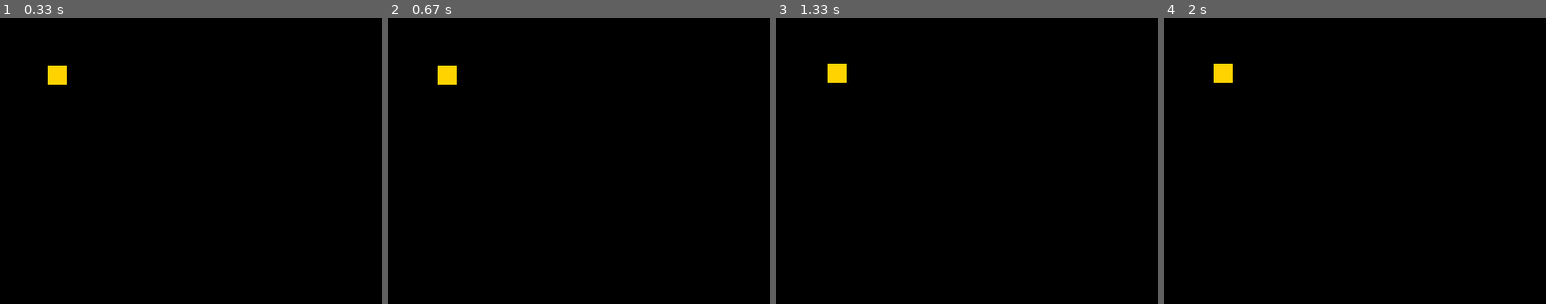
Above: before the commit, frames 1-4 (left to right).
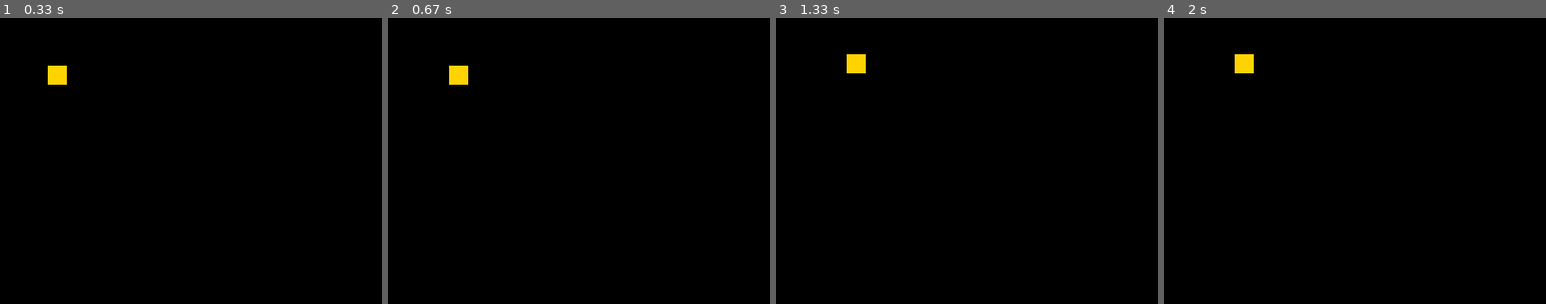
Above: after the commit, the same moments.

Repository: pavelmis03/pacman
Game: pygame game, started from src/acters.py
Two runs of this game, one before a commit and one after it. Both use one fixed random seed, a clock stepped at 60 frames per second and the inputs below.
Inputs:
- Up to frame 1 (0.33 s): no input
- Up to frame 2 (0.67 s): hold D from 0.33 s (still down)
- Up to frame 3 (1.33 s): release D at 0.8 s; hold W 0.83-1.13 s; hold D from 1.17 s (still down)
- Up to frame 4 (2 s): release D at 1.63 s; hold A from 1.67 s (still down)
The pictures show only the part of the screen within x 0-50%, y 0-50%; the shares and areas given below are measured in that part.

Frame 1 is identical in both runs. In frame 2, 0.4% of the frame differs, in the area x 13-21%, y 16-24%; in frame 3, 0.7%, in the area x 13-24%, y 12-23%; in frame 4, 0.7%.

Commit message:
made a smooth  move

Diff:
--- a/src/acters.py
+++ b/src/acters.py
@@ -10,7 +10,7 @@
     # начало -----------------------
     pygame.init()  # иницилизация библиотеки
     screen = pygame.display.set_mode(size)  # создание окна и установка размера
-    game_over = False #флаг - проверка на выход
+    game_over = False  # флаг - проверка на выход
     # ------------------------------
 
     # создать объект ---------------
@@ -21,30 +21,56 @@
     # разные параметры -------------
     square_x = 50
     square_y = 50
+
+    key_down = 0  # флаг на нажатие одной из 4-х кнопок
+                  # 0 -> кнопка отжата - стоп
+                  # 1 -> нажата кнопка влево
+                  # 2 -> нажата кнопка вправо
+                  # 3 -> нажата кнопка ввер
+                  # 4 -> нажата кнопка вниз
     # ------------------------------
 
     # главный цикл ------------------------------------------------------
     while not game_over:                        # основной цикл программы
+
+        # цикл событий --------------------------------------------------
         for event in pygame.event.get():        # получение всех событий
+            # проверка события выхода ---------
+            if event.type == pygame.QUIT:
+                game_over = True
+            # ---------------------------------
 
-            if event.type == pygame.QUIT:       # проверка события выхода
-                game_over = True
-
-            # реализация движения -------------
+            # реализация плавного движения ---
             if event.type == pygame.KEYDOWN:  # проверка нажатия на клавиатуру
                 if event.key == pygame.K_a:
-                    square_x -= 2             # шаг на 2 пикселя влево
+                    key_down = 1              # положене "1"
                 elif event.key == pygame.K_d:
-                    square_x += 2             # шаг на 2 пикселя вправо
+                    key_down = 2              # положене "2"
                 elif event.key == pygame.K_w:
-                    square_y -= 2             # шаг на 2 пикселя вверх
+                    key_down = 3              # положене "3"
                 elif event.key == pygame.K_s:
-                    square_y += 2             # шаг на 2 пикселя вниз
+                    key_down = 4              # положене "4"
+            elif event.type == pygame.KEYUP:  # проверка отжатия клавиатуры
+                if event.key in [pygame.K_a, pygame.K_d, pygame.K_w, pygame.K_s]:
+                    key_down = 0              # положене "0"
             # --------------------------------
+
+        # ---------------------------------------------------------------
+
+        # действие движение --------------
+        if key_down == 1:
+            square_x -= 2  # шаг влево
+        elif key_down == 2:
+            square_x += 2  # шаг вправо
+        elif key_down == 3:
+            square_y -= 2  # шаг вверх
+        elif key_down == 4:
+            square_y += 2  # шаг вниз
+        # --------------------------------
 
         # отображение ------------------------
         screen.fill((0, 0, 0))
-        screen.blit(square, (square_x, square_y))  #отобразить объект
+        screen.blit(square, (square_x, square_y))  # отобразить объект
         pygame.display.flip()  # double buffering
         pygame.time.wait(50)  # ждать 50 миллисекунд
         # ------------------------------------
